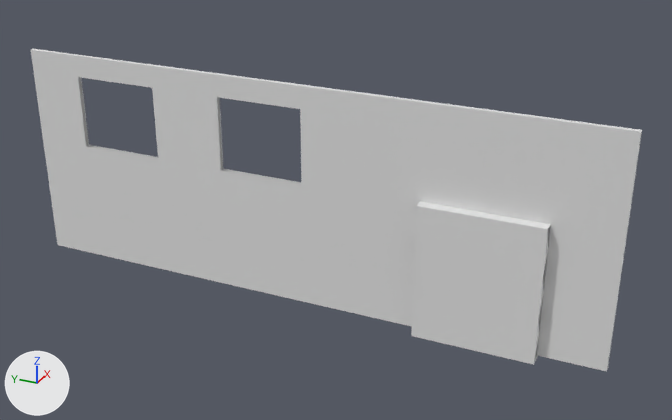
The Blender file Assets/Terreno/Pared2.blend as it was, and as the next commit left it.
Before and after are seen from a 50 mm lens placed at (-48.7, -32.5, 31.5), pointed at (0.5, -10.4, 6.9). Every picture has the same lights, and +X, +Y and +Z are marked at lower left.
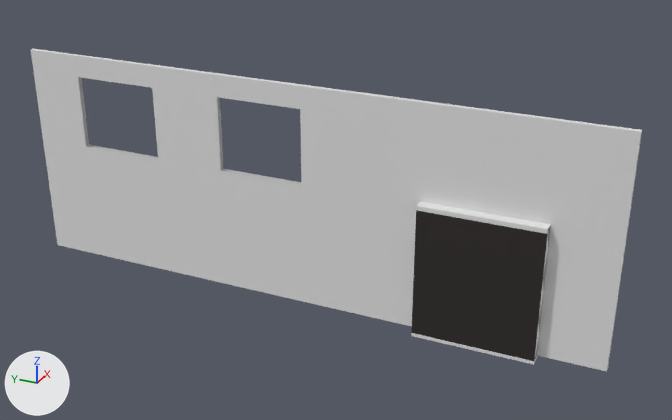
Location of each change, [x1, y1, x2, y2] in pixels of the pictures (672 x 420 px):
part 1 of me_cube, recoloured (white to black): [411, 210, 548, 361] in both

The change, as a list of edits to the scene's bpy script:
```text
Add mat_puerta:
    mat_puerta = principled_material('Puerta')
    mat_puerta.base_color = (0.0272, 0.022, 0.0209)  # black #2e2928
Change me_cube:
    where me_cube.from_pydata(...)  # 214 vertices, 212 faces, 2 loose edges; spans x -5.26..1.0, y -2.31..1.0, z -1.03..1.0
    used by ob_cube; location = (0.0, 0.0, 7.56); scale = (0.165, 12.2, 7.46)
    me_cube part 1: the 1 face centred in x -5.26, y -1.65, z -0.43 switches from mat_material (white #e7e7e7) to mat_puerta (black #2e2928)
    add me_cube.materials.append(mat_puerta)  # black #2e2928
```
